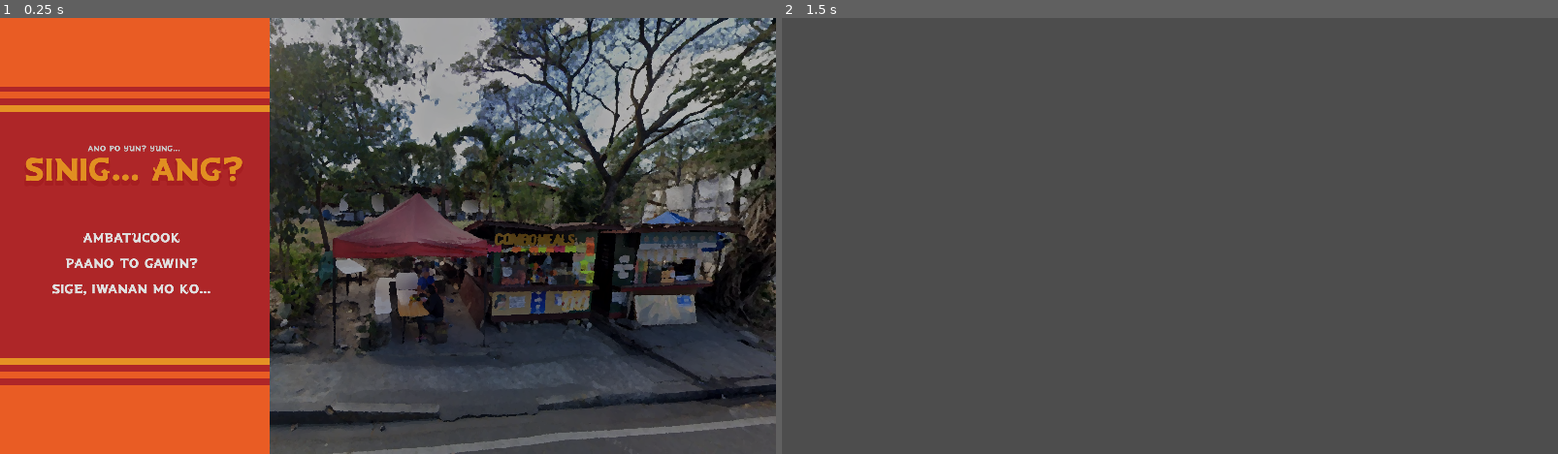
Above: before the commit, frames 1-2 (left to right).
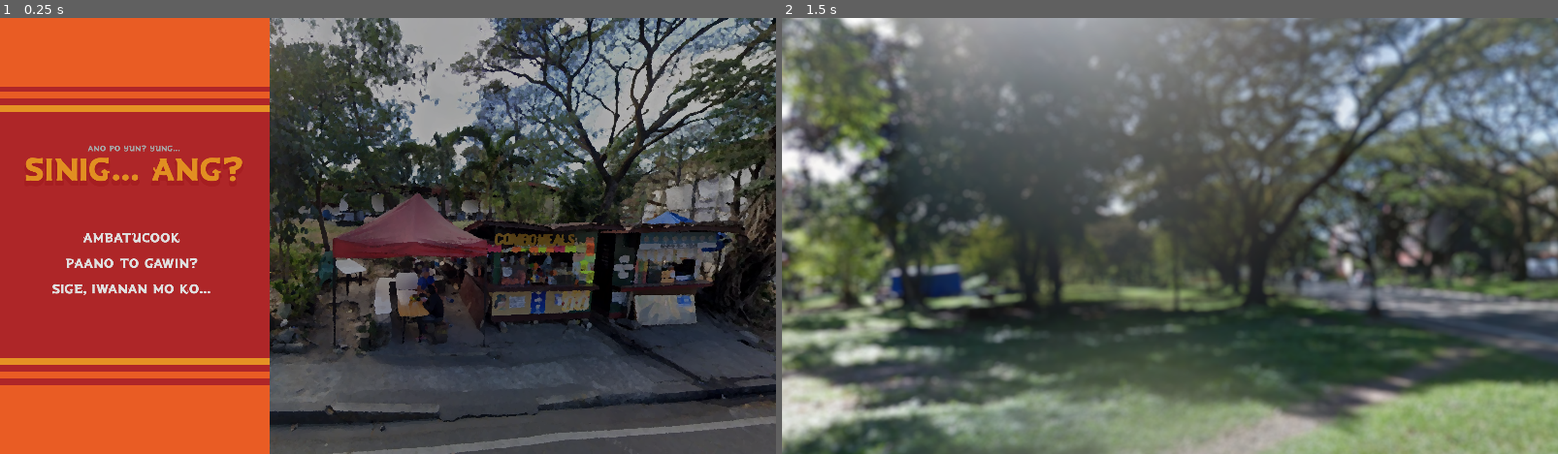
Above: after the commit, the same moments.

Repository: FlamingHerb/develup-chapter-1-quest
Game: Godot game, scene res://scenes/main_menu.tscn
The game is run twice, just before and just after one commit, with the same random seed, the same clock (stepped at 60 frames per second) and the same inputs. Sound files missing from this copy of the repository are replaced by a short silence.
Inputs (mouse positions are in pixels of both pictures, inside the frame that each line leads up to):
- Up to frame 1 (0.25 s): no input
- Up to frame 2 (1.5 s): click "Ambatucook" at 0.5 s; tap Enter at 1.25 s; move the mouse to (1340, 214) at 1.27 s

The runs differ from the first frame. In frame 1, less than 0.1% of the frame differs, in the area x 11-24%, y 29-31%; in frame 2, 68%, in the area x 0-100%, y 0-100%.

Commit message:
feat: setting up game_main

Diff:
--- a/scenes/game_main.tscn
+++ b/scenes/game_main.tscn
@@ -1,6 +1,28 @@
-[gd_scene load_steps=2 format=3 uid="uid://b8ww0a1pvgtar"]
+[gd_scene load_steps=3 format=3 uid="uid://b8ww0a1pvgtar"]
 
 [ext_resource type="Script" path="res://scripts/game_main.gd" id="1_3ull0"]
+[ext_resource type="Texture2D" uid="uid://dtwqh87n4gtbd" path="res://graphics/game_main/background.png" id="2_uem3c"]
 
 [node name="GameMain" type="Node"]
 script = ExtResource("1_3ull0")
+
+[node name="Background" type="TextureRect" parent="."]
+anchors_preset = 8
+anchor_left = 0.5
+anchor_top = 0.5
+anchor_right = 0.5
+anchor_bottom = 0.5
+offset_left = -960.0
+offset_top = -540.0
+offset_right = 960.0
+offset_bottom = 540.0
+grow_horizontal = 2
+grow_vertical = 2
+texture = ExtResource("2_uem3c")
+
+[node name="Camera2D" type="Camera2D" parent="."]
+position = Vector2(576, 324)
+limit_left = -384
+limit_top = -216
+limit_right = 1536
+limit_bottom = 864
--- a/scenes/main_menu.tscn
+++ b/scenes/main_menu.tscn
@@ -118,7 +118,7 @@
 offset_top = 186.0
 offset_right = 362.0
 offset_bottom = 206.0
-theme_override_colors/font_color = Color(0.779291, 0.779291, 0.779291, 1)
+theme_override_colors/font_color = Color(0.646029, 0.646029, 0.646029, 1)
 theme_override_fonts/font = ExtResource("2_eofru")
 theme_override_font_sizes/font_size = 12
 text = "ano po yun? Yung..."
@@ -136,6 +136,7 @@
 offset_bottom = 90.0
 grow_vertical = 2
 theme_override_constants/separation = 20
+metadata/_edit_lock_ = true
 
 [node name="StartGame" parent="MainMenuList" instance=ExtResource("5_0ggim")]
 layout_mode = 2
--- a/scenes/main_menu_comp/button.tscn
+++ b/scenes/main_menu_comp/button.tscn
@@ -12,13 +12,13 @@
 
 [node name="HoverLeft" type="Sprite2D" parent="."]
 visible = false
-position = Vector2(-20.3507, 6.625)
+position = Vector2(-20, 6)
 scale = Vector2(0.25, 0.25)
 texture = ExtResource("2_tafd6")
 
 [node name="HoverRight" type="Sprite2D" parent="."]
 visible = false
-position = Vector2(219, 7)
+position = Vector2(219, 6)
 scale = Vector2(0.25, 0.25)
 texture = ExtResource("2_tafd6")
 
Binary file added: graphics/game_main/background.png
Not shown, added: graphics/game_main/background.png.import
Binary file added: graphics/game_main/background_orig.png
Not shown, added: graphics/game_main/background_orig.png.import
